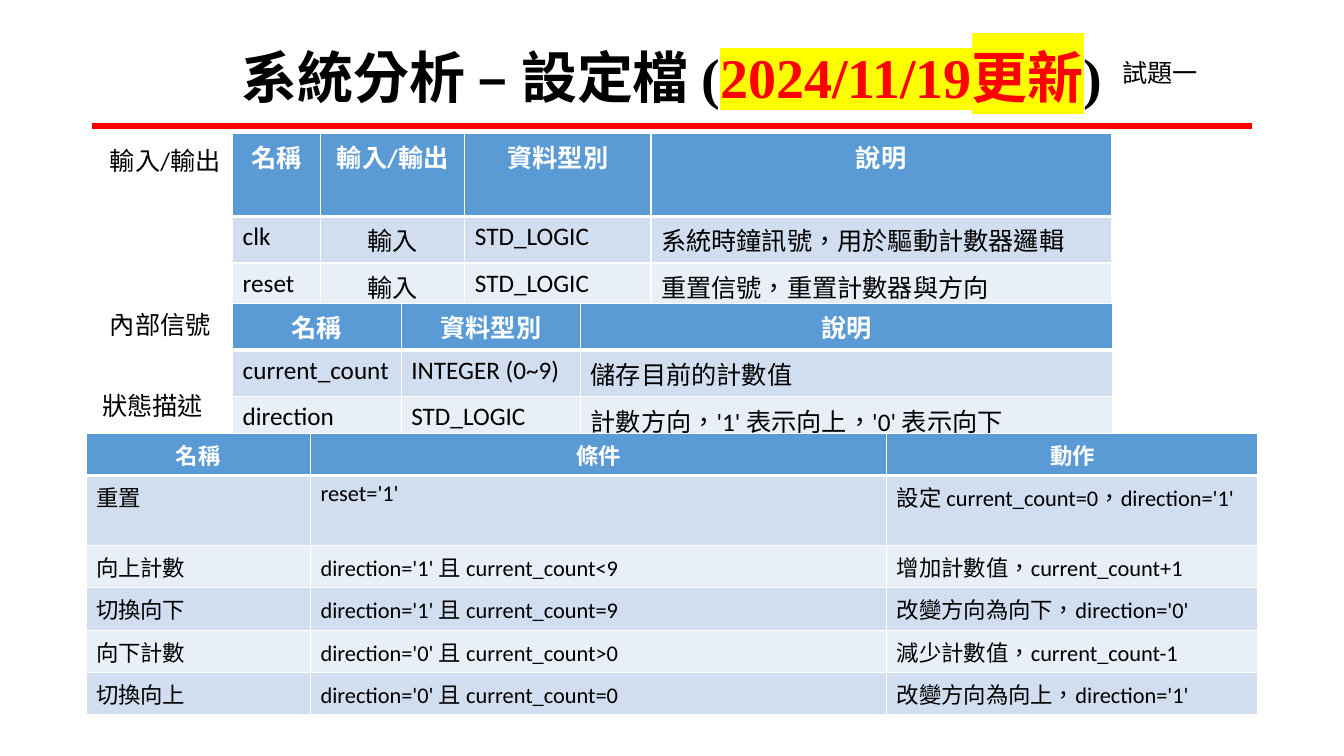
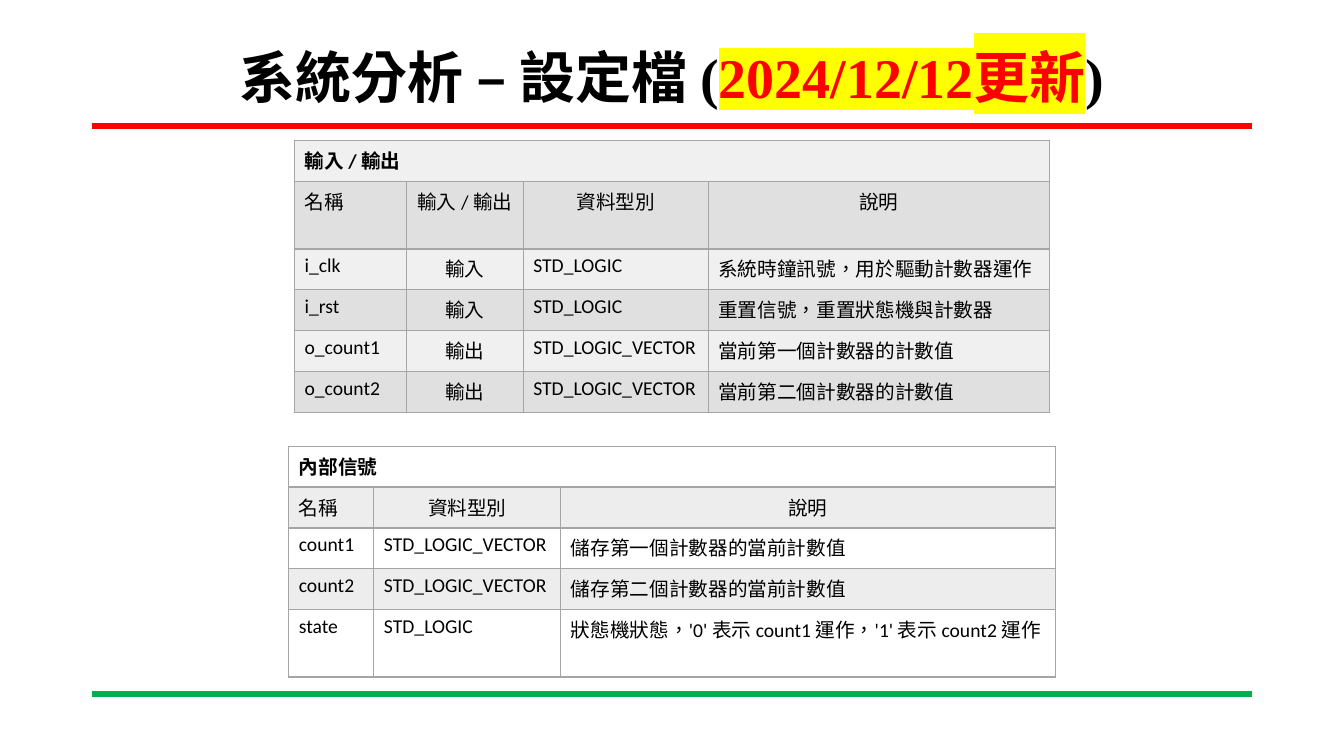
Before and after one commit to wsy0331/SOC-Lab, a slide deck: slide 9 of 專案進度報告_吳紹郁_20241213.pptx (slide 11 before the commit). Drawn at 1344x756 pixels with LibreOffice and Linux fonts; fonts in the diff are those of the drawing; background and template pictures are left out. Boxes give left, top, right and bottom in pixels: in the first picture for what was removed or moved away, otherwise in the second. Text is boxed around its words. In the diff, an @@ line names an element or a change of style, - is before the commit and + after.

```diff
--- a/專案進度報告_吳紹郁_20241213.pptx
+++ b/專案進度報告_吳紹郁_20241213.pptx
@@ title at (x1=240, y1=50, x2=1104, y2=108): text changed @@
-系統分析 – 設定檔 (2024/11/19更新)
+系統分析 – 設定檔 (2024/12/12更新)
@@ text removed at (x1=1123, y1=61, x2=1199, y2=84) @@
-試題一
@@ text removed at (x1=110, y1=148, x2=221, y2=172) @@
-輸入/輸出
@@ table at (x1=294, y1=141, x2=1050, y2=405) @@
-row 1: 名稱 | 輸入/輸出 | 資料型別 | 說明
-row 2: clk | 輸入 | STD_LOGIC | 系統時鐘訊號，用於驅動計數器邏輯
-row 3: reset | 輸入 | STD_LOGIC | 重置信號，重置計數器與方向
-row 4: count | 輸出 | INTEGER (0~9) | 當前計數值
+row 1: 輸入 / 輸出 |  |  | 
+row 2: 名稱 | 輸入 / 輸出 | 資料型別 | 說明
+row 3: i_clk | 輸入 | STD_LOGIC | 系統時鐘訊號，用於驅動計數器運作
+row 4: i_rst | 輸入 | STD_LOGIC | 重置信號，重置狀態機與計數器
+row 5: o_count1 | 輸出 | STD_LOGIC_VECTOR | 當前第一個計數器的計數值
+row 6: o_count2 | 輸出 | STD_LOGIC_VECTOR | 當前第二個計數器的計數值
@@ table resized from (x1=233, y1=133, x2=1112, y2=441) to (x1=294, y1=141, x2=1050, y2=405) @@
@@ text removed at (x1=110, y1=312, x2=211, y2=336) @@
-內部信號
@@ table removed at (x1=233, y1=303, x2=1113, y2=441), 3 rows, 3 columns @@
-名稱 | 資料型別 | 說明
-current_count | INTEGER (0~9) | 儲存目前的計數值
-direction | STD_LOGIC | 計數方向，'1' 表示向上，'0' 表示向下
@@ text removed at (x1=102, y1=393, x2=203, y2=417) @@
-狀態描述
@@ table removed at (x1=86, y1=434, x2=1258, y2=710), 6 rows, 3 columns @@
-名稱 | 條件 | 動作
-重置 | reset='1' | 設定 current_count=0，direction='1'
-向上計數 | direction='1' 且 current_count<9 | 增加計數值，current_count+1
-切換向下 | direction='1' 且 current_count=9 | 改變方向為向下，direction='0'
-向下計數 | direction='0' 且 current_count>0 | 減少計數值，current_count-1
-切換向上 | direction='0' 且 current_count=0 | 改變方向為向上，direction='1'
@@ table added at (x1=288, y1=447, x2=1056, y2=651), 5 rows, 3 columns @@
+內部信號 |  | 
+名稱 | 資料型別 | 說明
+count1 | STD_LOGIC_VECTOR | 儲存第一個計數器的當前計數值
+count2 | STD_LOGIC_VECTOR | 儲存第二個計數器的當前計數值
+state | STD_LOGIC | 狀態機狀態，'0' 表示 count1 運作，'1' 表示 count2 運作
```
Also in this commit, not shown: 11 other slides changed, 2 slides added, 7 slides removed.
